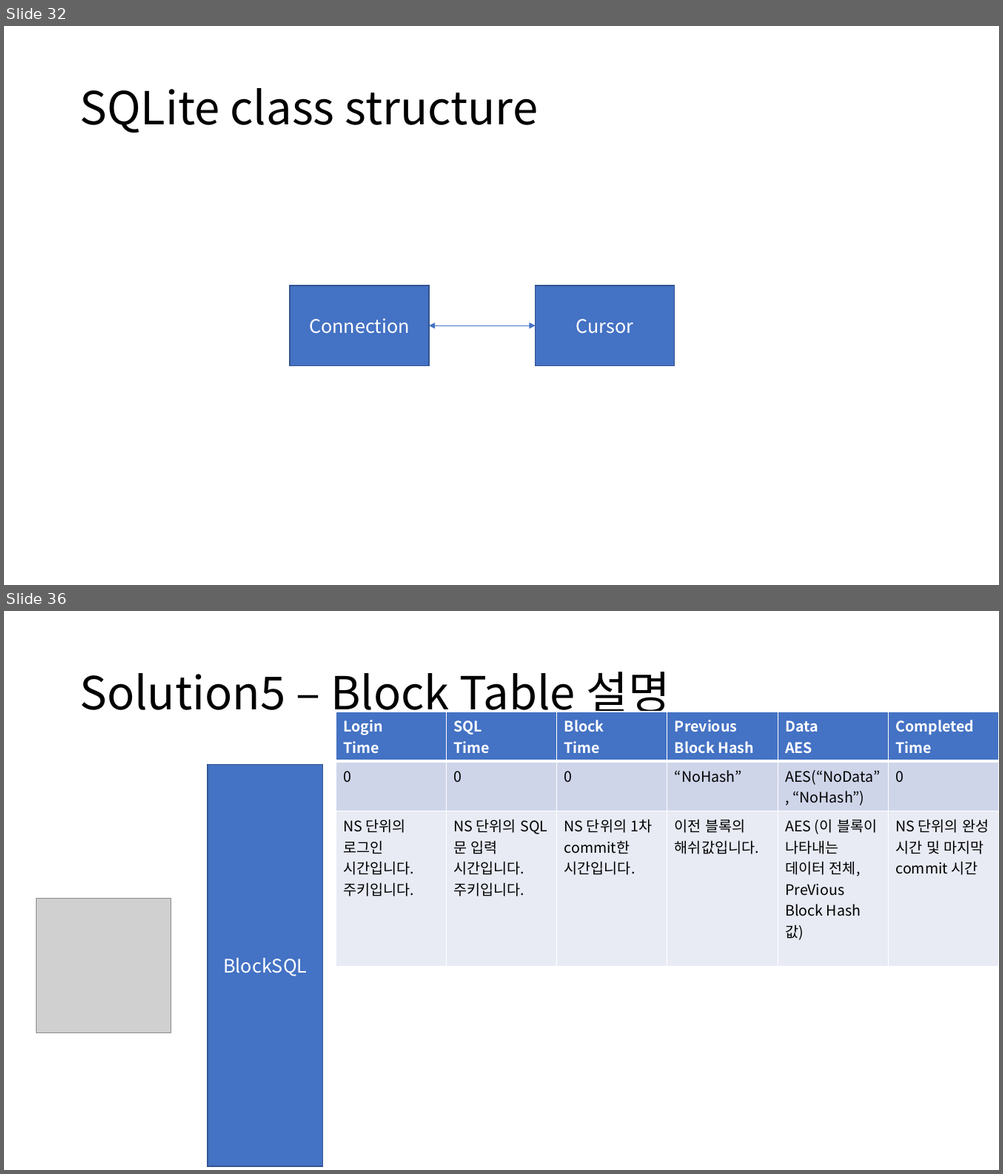
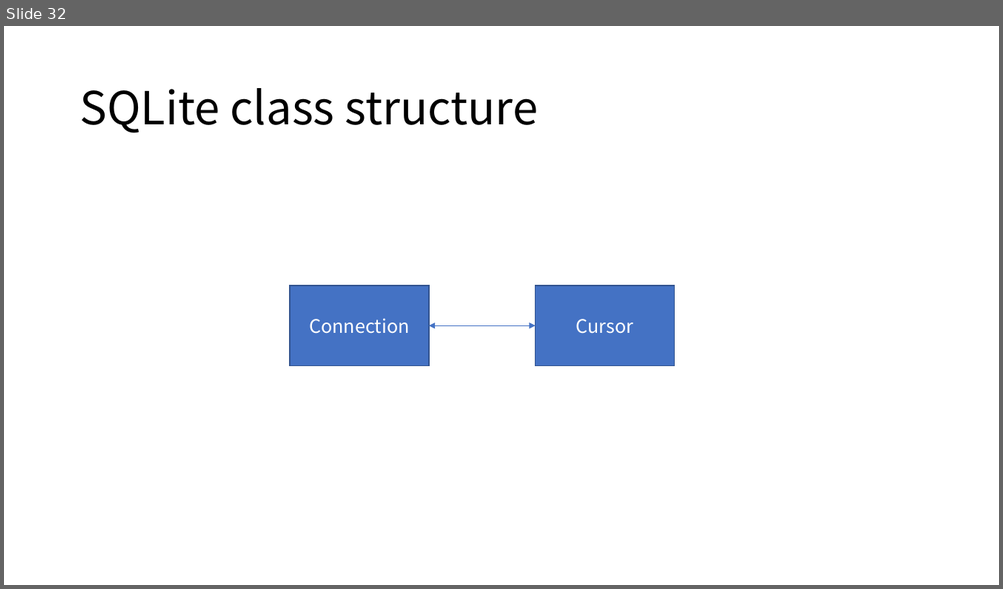
Before and after one commit to hslee1539/blockSQL, a slide deck: 컨셉.pptx. Shown one above the other, each under a label of ours: slides 32 and 36 before the commit, slide 32 after it; the slides between them are not shown. The pictures are 1003x1174 and 1003x589 pixels, drawn with LibreOffice and Linux fonts; fonts in the diff are those of the drawing; grey boxes stand for pictures. Boxes give left, top, right and bottom in pixels: in the first picture for what was removed or moved away, otherwise in the second. Text is boxed around its words. In the diff, an @@ line names an element or a change of style, - is before the commit and + after.

```diff
--- a/컨셉.pptx
+++ b/컨셉.pptx
@@ slide 36 removed at (4,611,999,1170), background #FFFFFF @@
@@ title removed at (79,672,669,721) @@
-Solution5 – Block Table 설명
@@ table removed at (336,712,998,943), 3 rows, 6 columns @@
-Login / Time | SQL / Time | Block / Time | Previous Block Hash | Data / AES | Completed Time
-0 | 0 | 0 | “NoHash” | AES(“NoData”, “NoHash”) | 0
-NS 단위의 로그인 시간입니다. 주키입니다. | NS 단위의 SQL문 입력 시간입니다. / 주키입니다. | NS 단위의 1차 commit한 시간입니다. | 이전 블록의 해쉬값입니다. | AES (이 블록이 나타내는 데이터 전체, PreVious Block Hash 값) | NS 단위의 완성 시간 및 마지막 commit 시간
@@ rectangle removed at (208,765,324,1167) @@
-BlockSQL
@@ picture removed at (36,898,171,1034) @@
```
Also in this commit, not shown: 1 slide changed, 30 other slides removed, 21 other files.
